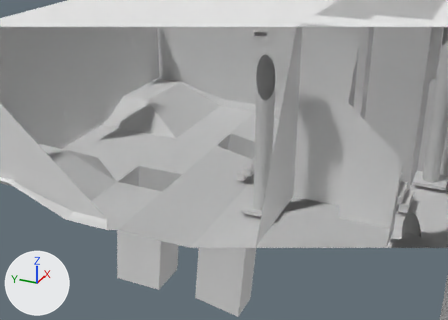
One commit to the Blender file hw7skyboxV2.blend: the scene before it, then after it.
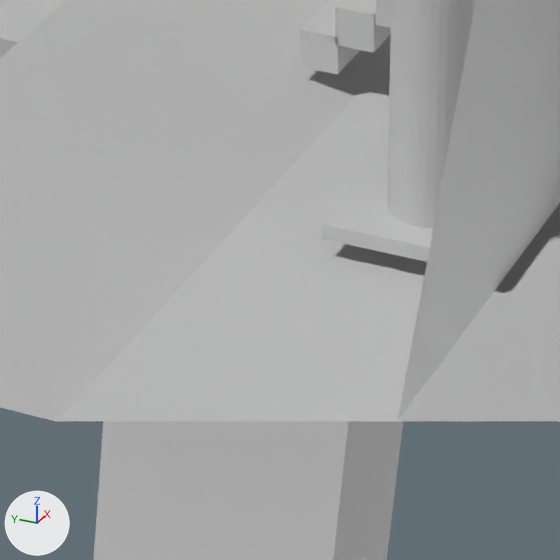
There are two pictures of each version: one from a camera (50 mm lens) standing at (-66.67, -0.96, 34.81) and looking at (-9.97, 24.55, 6.46), one close up on the part from 40% to 64% of the width and 52% to 86% of the height. The lights are fixed; the arrows at lower left show +X, +Y and +Z. Everything nearer to the camera than a plane just in front of the edit is cut away.
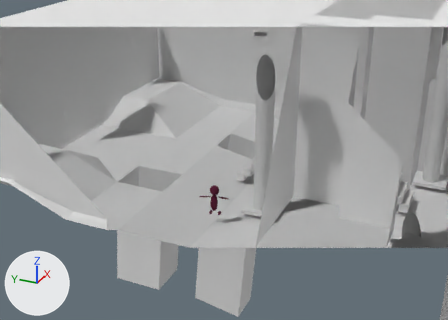
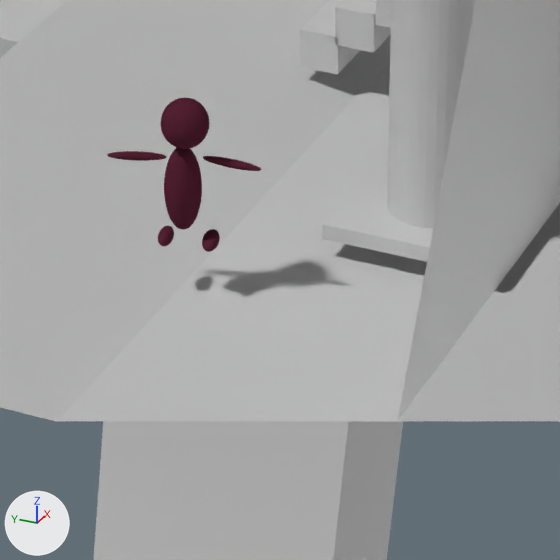
Pixel boxes [x1, y1, x2, y2] of what changed, in the close-ups (560 x 560 px):
'Sphere.001', added: after [107, 98, 261, 252]

The change, as a list of edits to the scene's bpy script:
```text
Add mat_material_001:
    mat_material_001 = diffuse_material('Material.001')
    mat_material_001.base_color = (0.135, 0.0248, 0.0508)  # dark red #672c40
Add me_sphere_002:
    me_sphere_002.from_pydata(...)  # 2908 vertices, 3088 faces; spans x -5.6..11.2, y -1.1..1.9, z -0.9..17.4
    me_sphere_002.materials.append(mat_material_001)  # dark red #672c40
Add ob_sphere_001:
    ob_sphere_001 = bpy.data.objects.new('Sphere.001', me_sphere_002)
    ob_sphere_001.location = (-11.82, 24.27, 0.84)
    ob_sphere_001.rotation_euler = (0.0, 0.0, 1.797)  # degrees (0, 0, 103)
    ob_sphere_001.scale = (0.197, 0.404, 0.197)
```
